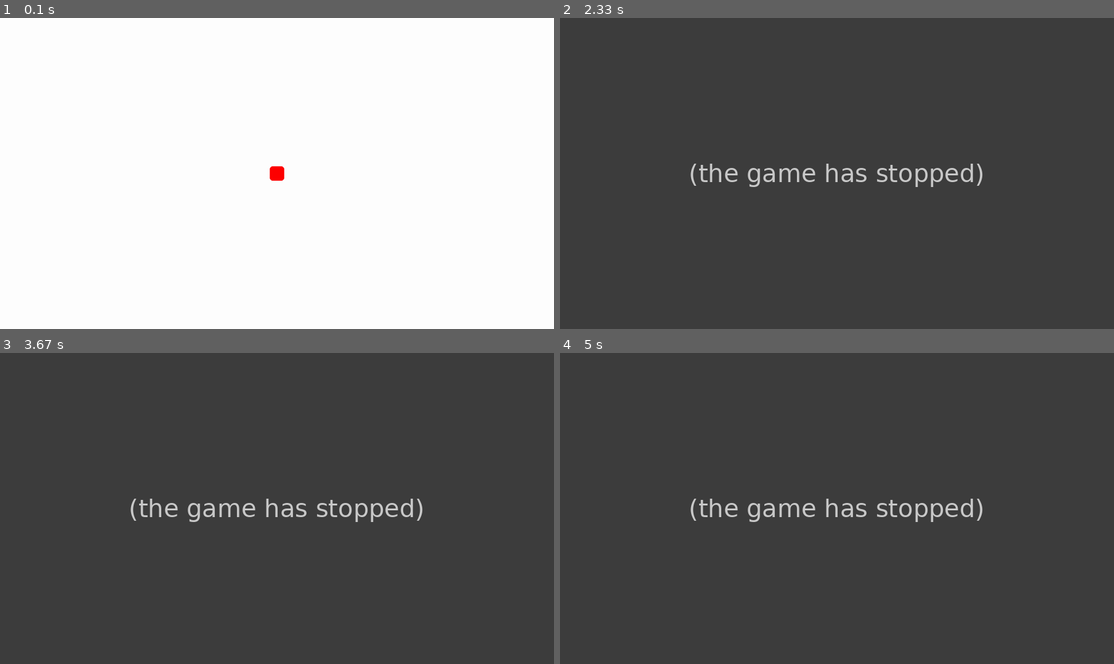
Above: before the commit, frames 1-4 (two rows, left to right).
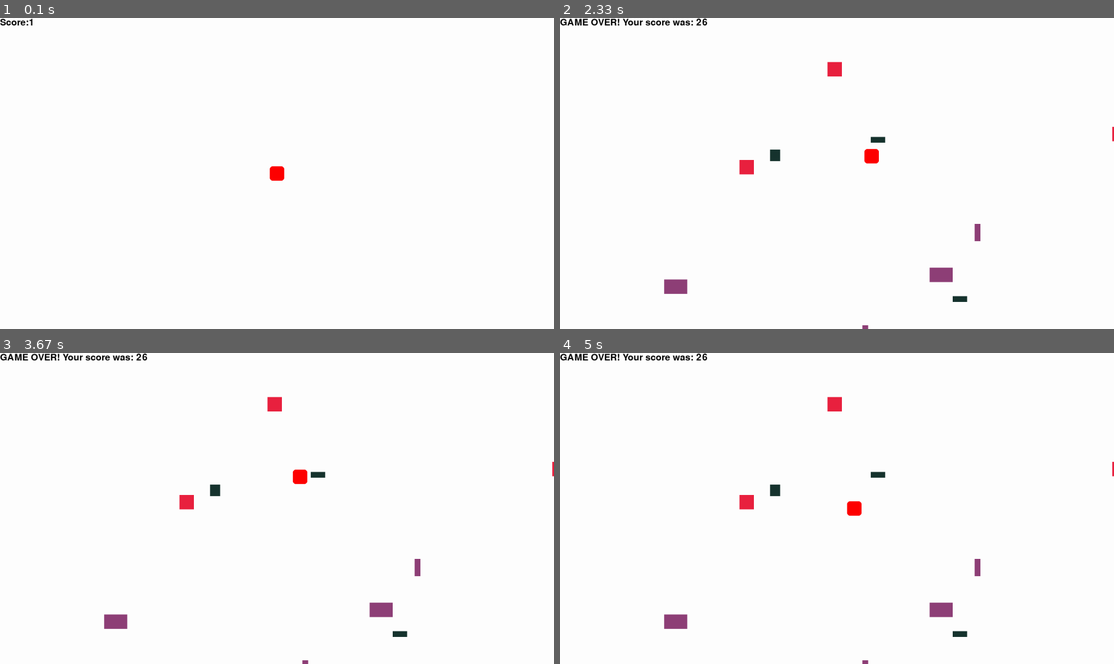
Above: after the commit, the same moments.

Repository: luketheduke112/Pygame-Horizontal-Scroller
Game: pygame game, started from horizontal-scroller-proto.py
The game is run twice, just before and just after one commit, with the same random seed, the same clock (stepped at 60 frames per second) and the same inputs.
Inputs:
- Up to frame 1 (0.1 s): no input
- Up to frame 2 (2.33 s): hold D 0.33-0.8 s; hold W 0.83-1.13 s; hold D 1.17-1.63 s; hold A 1.67-2.2 s; hold S from 2.23 s (still down)
- Up to frame 3 (3.67 s): release S at 2.53 s; hold A 2.57-2.97 s; hold W 3-3.37 s; hold D from 3.4 s (still down)
- Up to frame 4 (5 s): release D at 4.03 s; hold S 4.07-4.43 s; hold A 4.47-4.93 s; hold D from 4.97 s (still down)

The runs differ from the first frame. In frame 1, less than 0.1% of the frame differs, in the area x 0-6%, y 0-3%; in frame 2, 100%, in the area x 0-100%, y 0-100%; in frame 3, 100%; in frame 4, 100%.
Before the commit the program exited at 2.18 s; later frames show no game.

Commit message:
added endgame, score counting

Diff:
--- a/horizontal-scroller-proto.py
+++ b/horizontal-scroller-proto.py
@@ -15,6 +15,7 @@
 screenWidth = 1920
 screenHeight = 1080
 screen = pygame.display.set_mode([screenWidth,screenHeight])
+obstaclesAreFalling = True
 
 class Player:
 	"""docstring for Player"""
@@ -70,6 +71,21 @@
 	Obstacle(pygame.Rect(630,screenHeight,35,40), pygame.Color(23,52,47), random.randint(4,15)),
 	Obstacle(pygame.Rect(500,screenHeight,20,60), pygame.Color(143,64,120), random.randint(4,15)),
 ]
+def controlObstacles(isFalling = True):
+	for obstacle in obstaclesArray:
+		obstacle.draw()
+		if isFalling:
+			obstacle.rect.move_ip(0,obstacle.speed)
+		else:
+			obstacle.rect.move_ip(0,0)
+		if(obstacle.rect.y > screenHeight):
+			obstacle.rect.y = 0-(random.randint(obstacle.rect.height,1000))
+			obstacle.rect.x = random.randint(0 + obstacle.rect.width,screenWidth)
+		if(MainCharacter.rect.colliderect(obstacle.rect)):
+			print("collision")
+			MainCharacter.isAlive = False
+score = 0
+font = pygame.font.Font("freesansbold.ttf", 32)
 
 
 while running:
@@ -79,20 +95,22 @@
 			running = False
 	screen.fill((255,255,255))
 
-	for obstacle in obstaclesArray:
-		obstacle.draw()
-		obstacle.rect.move_ip(0,obstacle.speed)
-		if(obstacle.rect.y > screenHeight):
-			obstacle.rect.y = 0-(random.randint(obstacle.rect.height,1000))
-			obstacle.rect.x = random.randint(0 + obstacle.rect.width,screenWidth)
-		if(MainCharacter.rect.colliderect(obstacle.rect)):
-			print("collision")
-			MainCharacter.isAlive = False
+	controlObstacles(obstaclesAreFalling)
 
-	if MainCharacter.isAlive == False:
-		break #end the game and close the window when the character dies. Need to make a "You're dead" screen so they can restart play.
+	if MainCharacter.isAlive:
+		score+=0.2
+		scoreTextValue = "Score:" + str(round(score))
+		scoreText = font.render(scoreTextValue,True, (0,0,0))
+		textRect = scoreText.get_rect()
+		screen.blit(scoreText,textRect)
+	else:
+		obstaclesAreFalling = False
+		score+=0
+		scoreTextValue = "GAME OVER! Your score was: " + str(round(score))
+		scoreText = font.render(scoreTextValue,True, (0,0,0))
+		textRect = scoreText.get_rect()
+		screen.blit(scoreText,textRect)
 	MainCharacter.movePlayer()
 	MainCharacter.drawPlayer()
-
 pygame.quit()
 print("You died! Sorry!") #yeesh, so harsh.
